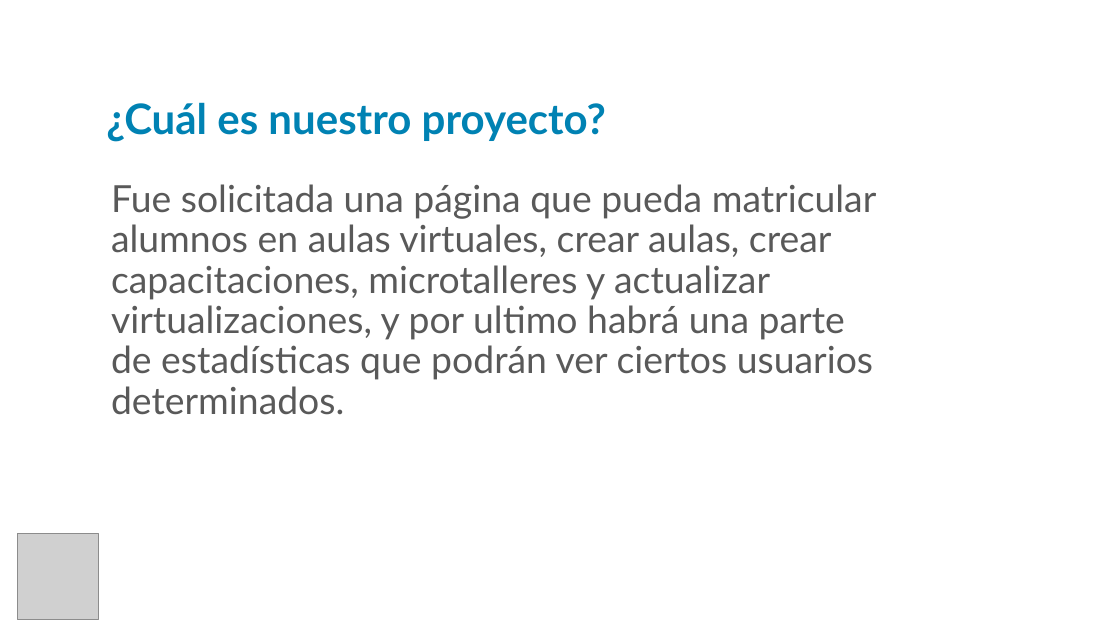
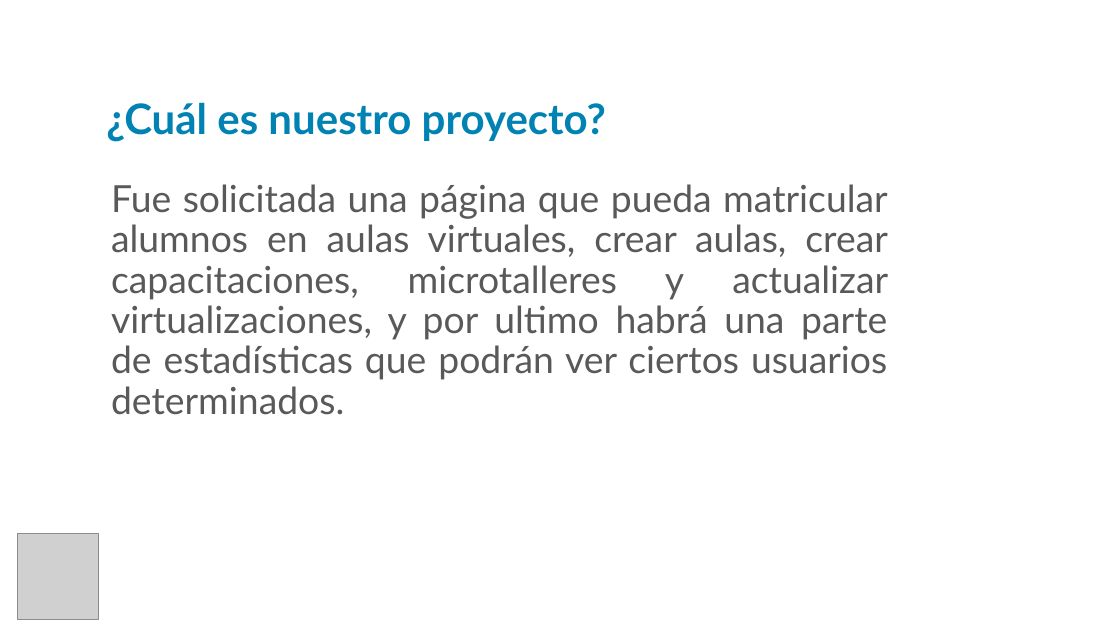
Before and after one commit to NicoTrezza/GestionDePedidos, a slide deck: slide 2 of Gestor de Pedidos1.pptx. Drawn at 1120x630 pixels with LibreOffice and Linux fonts; fonts in the diff are those of the drawing; grey boxes stand for pictures; background and template pictures are left out. Boxes give left, top, right and bottom in pixels: in the first picture for what was removed or moved away, otherwise in the second. Text is boxed around its words. In the diff, an @@ line names an element or a change of style, - is before the commit and + after.

```diff
--- a/Gestor de Pedidos1.pptx
+++ b/Gestor de Pedidos1.pptx
@@ text "Fue solicitada una página que ..." at (111, 184, 888, 415): alignment left to justified @@
```
Also in this commit, not shown: 14 other slides changed.
